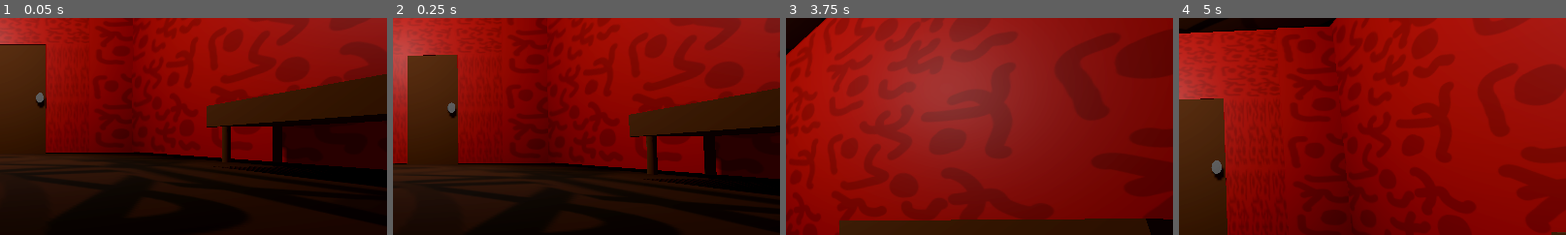
Above: before the commit, frames 1-4 (left to right).
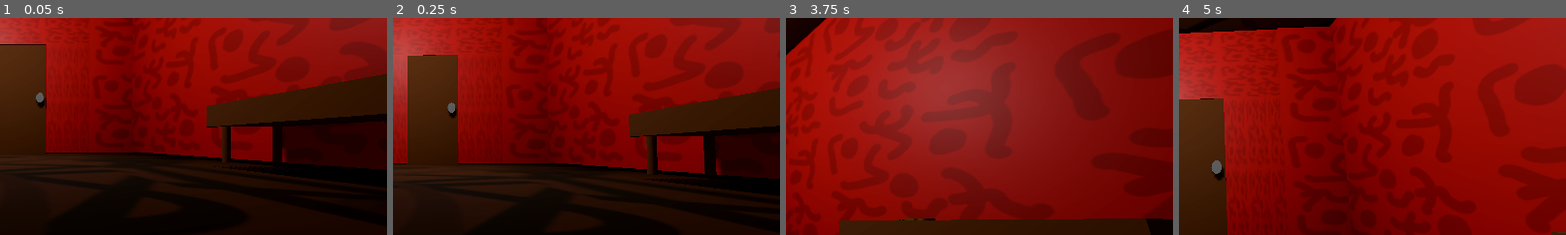
Above: after the commit, the same moments.

Repository: christiannoll/Basic3DGame
Game: Godot game, scene res://Scenes/level.tscn
Two runs of this game, one before a commit and one after it. Both use one fixed random seed, a clock stepped at 60 frames per second and the inputs below.
Inputs (mouse positions are % of the whole screen's width and height, from its top left):
- Up to frame 1 (0.05 s): no input
- Up to frame 2 (0.25 s): no input
- Up to frame 3 (3.75 s): move the mouse to (55, 50) at 0.52 s; hold W (forward) from 0.53 s (still down); tap F (flashlight) at 0.6, 2.85 s; tap Space (jump) at 0.77, 1.52, 3.02 s; move the mouse to (45, 50) at 1.27 s; tap E (interact) at 1.35, 3.6 s; move the mouse to (52, 48) at 2.02 s; tap Shift (sprint) at 2.1 s; move the mouse to (49, 52) at 2.77 s; move the mouse to (57, 51) at 3.52 s
- Up to frame 4 (5 s): keep holding W (forward); tap Space (jump) at 3.77, 4.52 s; move the mouse to (42, 49) at 4.27 s; tap Shift (sprint) at 4.35 s
The pictures show only the part of the screen within x 50-100%, y 22-71%; the shares and areas given below are measured in that part.

The runs differ from the first frame. In frame 3, less than 0.1% of the frame differs, in the area x 28-39%, y 92-94%; in frame 4, nothing differs.

Commit message:
Put key on second table

Diff:
--- a/Scenes/level.tscn
+++ b/Scenes/level.tscn
@@ -11,6 +11,7 @@
 [ext_resource type="PackedScene" uid="uid://doiinythr3dgv" path="res://Scenes/flashlight.tscn" id="8_754fn"]
 [ext_resource type="AudioStream" uid="uid://benodiijv6apk" path="res://Sounds/ambience.mp3" id="9_bvt00"]
 [ext_resource type="Script" uid="uid://bpbx6f8xpnoel" path="res://Scripts/beginning_cutscene.gd" id="10_oqgf2"]
+[ext_resource type="PackedScene" uid="uid://6taomu4iqpr2" path="res://Scenes/key.tscn" id="12_ha31o"]
 
 [sub_resource type="ProceduralSkyMaterial" id="ProceduralSkyMaterial_51e2h"]
 sky_horizon_color = Color(0.66224277, 0.6717428, 0.6867428, 1)
@@ -393,3 +394,6 @@
 
 [node name="cutscene_anim_player" type="AnimationPlayer" parent="beginning_cutscene" unique_id=161880632]
 libraries/ = SubResource("AnimationLibrary_oqgf2")
+
+[node name="key" parent="." unique_id=896870246 instance=ExtResource("12_ha31o")]
+transform = Transform3D(2.3849762e-09, 0, -0.2, 0, 0.2, 0, 0.2, 0, 2.3849762e-09, -7.7753897, 1.3797538, -30.207865)
